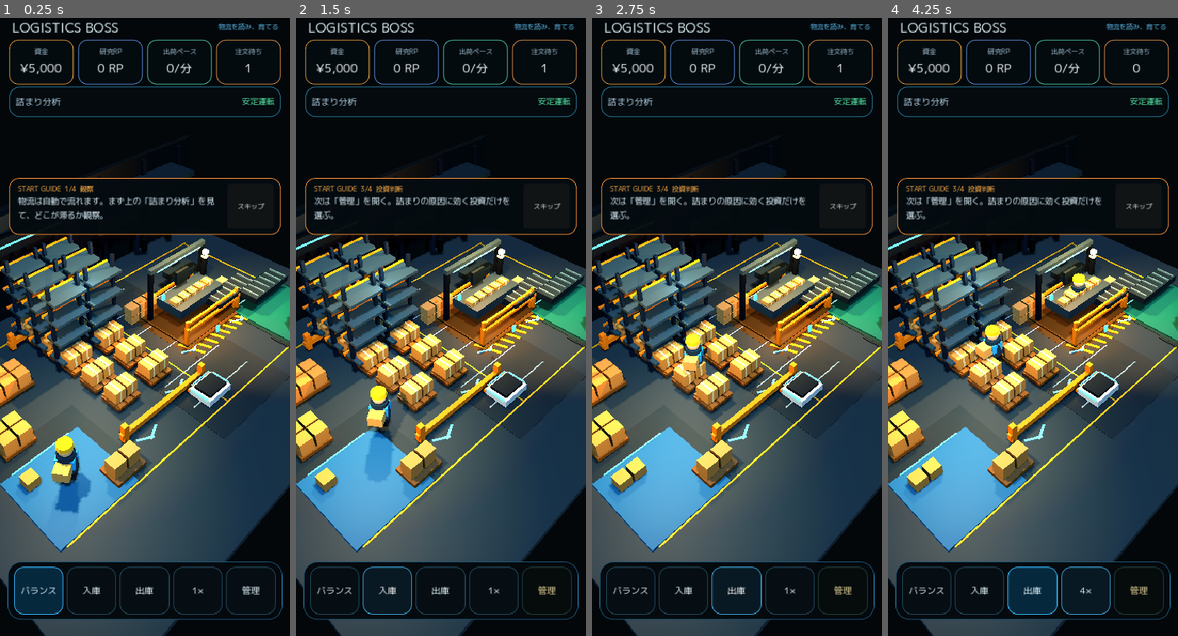
Above: before the commit, frames 1-4 (left to right).
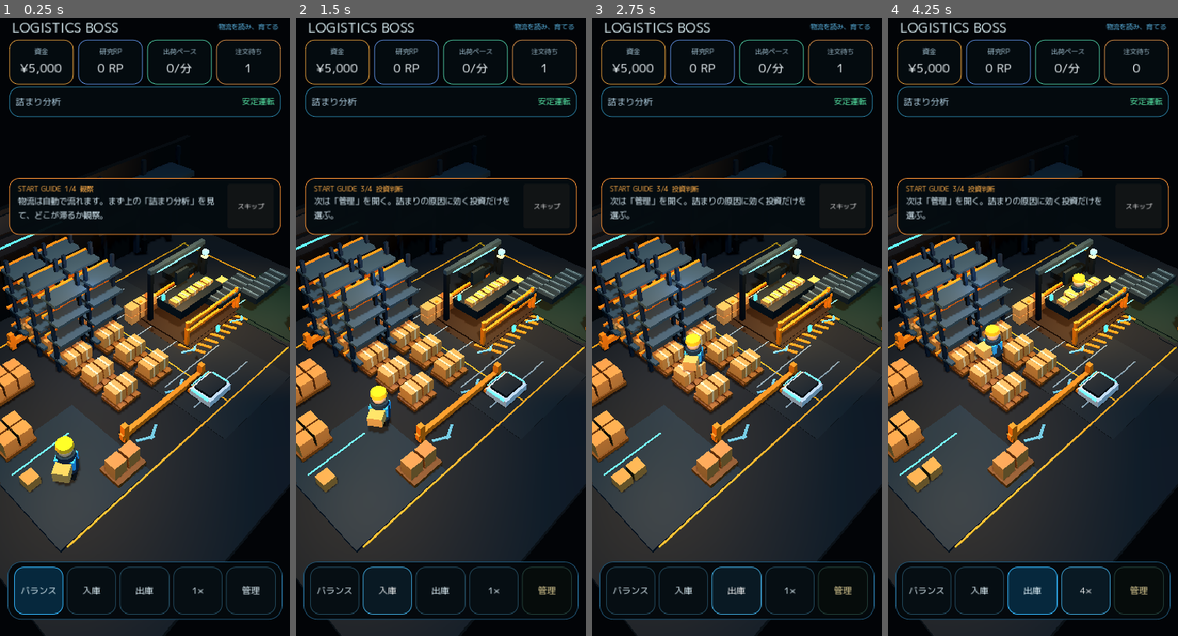
Above: after the commit, the same moments.

Repository: 48wr9f4wgp-lab/Logistics-Boss
Game: Godot game, scene res://scenes/main.tscn
The game is run twice, just before and just after one commit, with the same random seed, the same clock (stepped at 60 frames per second) and the same inputs.
Inputs:
- Up to frame 1 (0.25 s): no input
- Up to frame 2 (1.5 s): click "バランス" at 0.5 s; click "入庫" at 1.25 s
- Up to frame 3 (2.75 s): click "出庫" at 2 s
- Up to frame 4 (4.25 s): click "1×" at 2.75 s; click "2×" at 3.5 s

The runs differ from the first frame. In frame 1, 39% of the frame differs, in the area x 0-100%, y 30-100%; in frame 2, 39%; in frame 3, 39%; in frame 4, 39%.

Commit message:
Align runtime palette and lighting with visual North Star

Diff:
--- a/godot/view/visual_composition_fix.gd
+++ b/godot/view/visual_composition_fix.gd
@@ -5,6 +5,14 @@
 const OVERVIEW_FOV := 38.5
 const OVERVIEW_START_DISTANCE := 20.5
 const OVERVIEW_MAX_DISTANCE := 25.0
+
+const PREMIUM_FLOOR := Color(0.065, 0.088, 0.105)
+const PREMIUM_NAVY := Color(0.018, 0.038, 0.052)
+const PREMIUM_STEEL := Color(0.080, 0.125, 0.150)
+const INBOUND_TINT := Color(0.050, 0.145, 0.195)
+const PACK_TINT := Color(0.180, 0.105, 0.035)
+const OUTBOUND_TINT := Color(0.040, 0.145, 0.110)
+const APRON_TINT := Color(0.075, 0.095, 0.110)
 
 var warehouse_view: WarehouseView
 
@@ -44,6 +52,9 @@
         camera.fov = BASE_FOV
 
     _reduce_foreground_structure()
+    _apply_north_star_environment()
+    _apply_north_star_palette()
+    _limit_dynamic_shadow_cost()
     _deemphasize_truck()
 
 
@@ -68,6 +79,88 @@
         _tune_structure_recursive(child)
 
 
+func _apply_north_star_environment() -> void:
+    if warehouse_view == null:
+        return
+
+    for child in warehouse_view.get_children():
+        if child is WorldEnvironment:
+            var world := child as WorldEnvironment
+            if world.environment != null:
+                # Darker industrial base with cool ambient separation. Warm station
+                # practicals remain the local focal lights, matching the Art Bible.
+                world.environment.background_color = Color(0.008, 0.018, 0.029)
+                world.environment.ambient_light_color = Color(0.16, 0.25, 0.32)
+                world.environment.ambient_light_energy = 0.50
+            return
+
+
+func _apply_north_star_palette() -> void:
+    if warehouse_view == null:
+        return
+
+    for child in warehouse_view.get_children():
+        _retint_recursive(child)
+
+
+func _retint_recursive(node: Node) -> void:
+    if node is MeshInstance3D:
+        var mesh_instance := node as MeshInstance3D
+        match str(mesh_instance.name):
+            "Floor":
+                _retint_mesh(mesh_instance, PREMIUM_FLOOR, 0.76, 0.02)
+            "BackWall", "WallColumn", "StorageEndcap":
+                _retint_mesh(mesh_instance, PREMIUM_NAVY, 0.62, 0.08)
+            "CentralAisle":
+                _retint_mesh(mesh_instance, Color(0.085, 0.115, 0.130), 0.74, 0.01)
+            "InboundPad", "InboundZone":
+                _retint_mesh(mesh_instance, INBOUND_TINT, 0.66, 0.02)
+            "PackingPad", "PackZone", "PackHeroBase":
+                _retint_mesh(mesh_instance, PACK_TINT, 0.64, 0.01)
+            "OutboundPad", "OutboundZone":
+                _retint_mesh(mesh_instance, OUTBOUND_TINT, 0.66, 0.02)
+            "TruckApron", "FloorPlate":
+                _retint_mesh(mesh_instance, APRON_TINT, 0.82, 0.01)
+            "PackTable", "PackSideTable":
+                _retint_mesh(mesh_instance, PREMIUM_STEEL, 0.50, 0.12)
+
+    for child in node.get_children():
+        _retint_recursive(child)
+
+
+func _retint_mesh(mesh_instance: MeshInstance3D, color: Color, roughness: float, metallic: float) -> void:
+    var material := mesh_instance.material_override as StandardMaterial3D
+    if material == null:
+        return
+    material.albedo_color = color
+    material.roughness = roughness
+    material.metallic = metallic
+
+
+func _limit_dynamic_shadow_cost() -> void:
+    if warehouse_view == null:
+        return
+
+    # The North Star depends on contrast and local practicals, not on many mobile
+    # shadow maps. Keep the directional key shadow, but make all point lights
+    # shadow-free so visual density can scale without consuming the phone budget.
+    for child in warehouse_view.get_children():
+        _limit_light_recursive(child)
+
+
+func _limit_light_recursive(node: Node) -> void:
+    if node is OmniLight3D:
+        var omni := node as OmniLight3D
+        omni.shadow_enabled = false
+        omni.light_energy = minf(omni.light_energy, 2.8)
+    elif node is DirectionalLight3D:
+        var directional := node as DirectionalLight3D
+        directional.shadow_enabled = true
+
+    for child in node.get_children():
+        _limit_light_recursive(child)
+
+
 func _deemphasize_truck() -> void:
     if warehouse_view == null:
         return
@@ -76,12 +169,14 @@
     if body != null:
         var body_mat := body.material_override as StandardMaterial3D
         if body_mat != null:
-            body_mat.albedo_color = Color(0.34, 0.42, 0.47)
-            body_mat.roughness = 0.62
+            body_mat.albedo_color = Color(0.30, 0.37, 0.42)
+            body_mat.roughness = 0.66
+            body_mat.metallic = 0.04
 
     var cab := warehouse_view.get_node_or_null("TruckCab") as MeshInstance3D
     if cab != null:
         var cab_mat := cab.material_override as StandardMaterial3D
         if cab_mat != null:
-            cab_mat.albedo_color = Color(0.07, 0.16, 0.24)
-            cab_mat.roughness = 0.54
+            cab_mat.albedo_color = Color(0.045, 0.115, 0.175)
+            cab_mat.roughness = 0.56
+            cab_mat.metallic = 0.08
